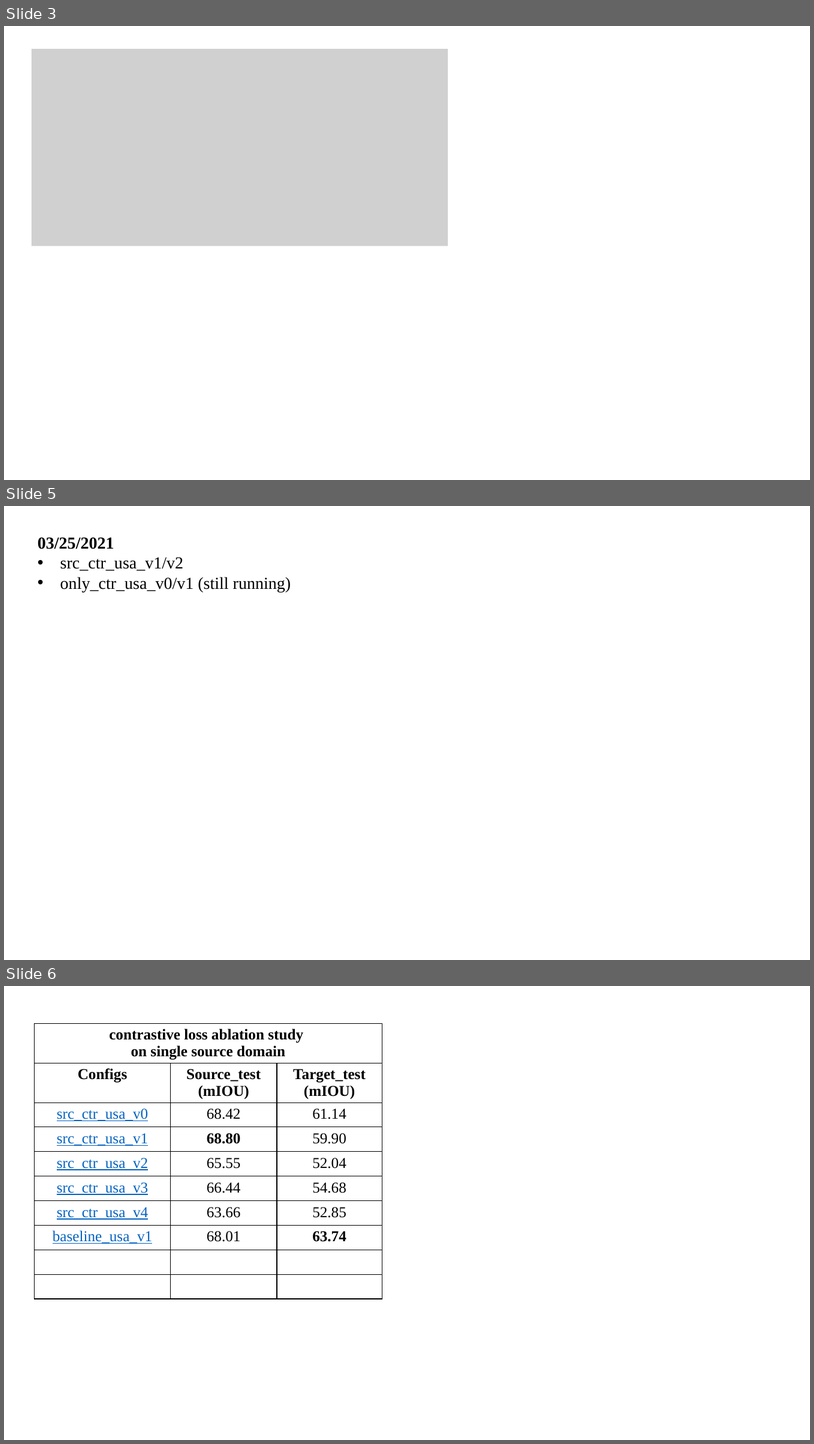
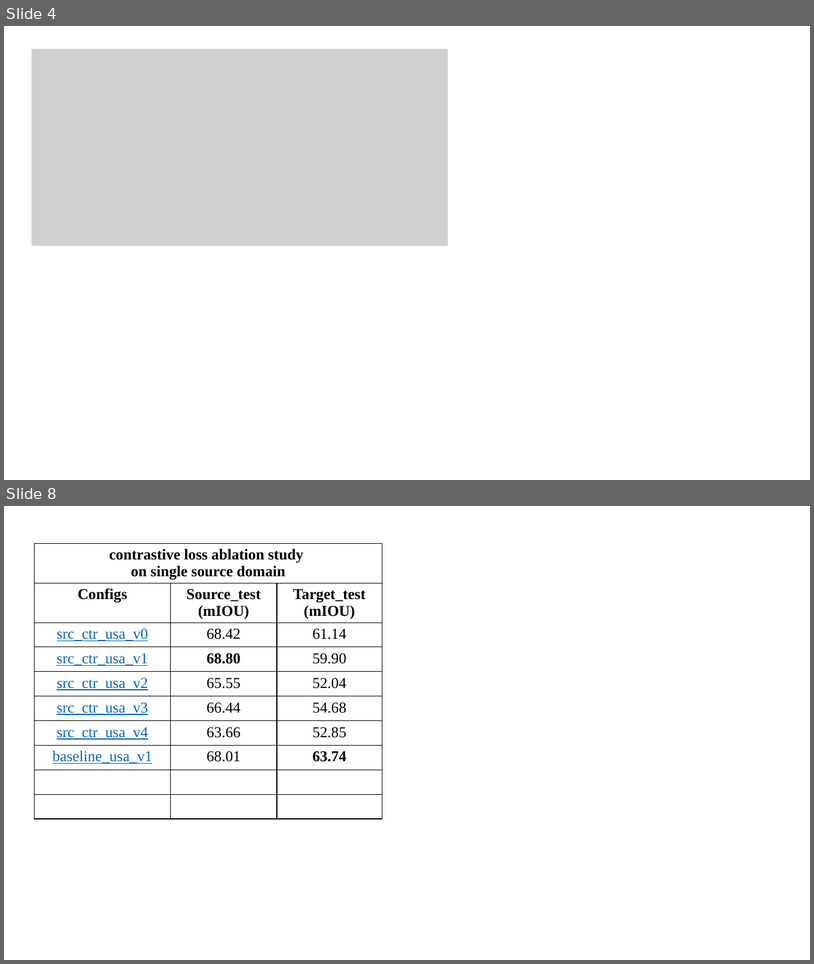
Before and after one commit to XYHC-MMDA/Multi-modal-Multi-task-DA, a slide deck: demo/latest.pptx. Shown one above the other, each under a label of ours: slides 3, 5 and 6 before the commit, slides 4 and 8 after it; the slides between them are not shown. The pictures are 814x1444 and 814x964 pixels, drawn with LibreOffice and Linux fonts; fonts in the diff are those of the drawing; grey boxes stand for pictures. Boxes give left, top, right and bottom in pixels: in the first picture for what was removed or moved away, otherwise in the second. Text is boxed around its words. In the diff, an @@ line names an element or a change of style, - is before the commit and + after.

```diff
--- a/demo/latest.pptx
+++ b/demo/latest.pptx
@@ slide 5 removed at (x1=4, y1=506, x2=810, y2=960), background #FFFFFF @@
@@ text removed at (x1=38, y1=537, x2=291, y2=592) @@
-03/25/2021
-• src_ctr_usa_v1/v2
-• only_ctr_usa_v0/v1 (still running)
@@ what was slide 3 is now slide 4 @@
@@ what was slide 6 is now slide 8 @@
```
Also in this commit, not shown: 8 slides changed, 4 slides added, 3 other slides removed.
